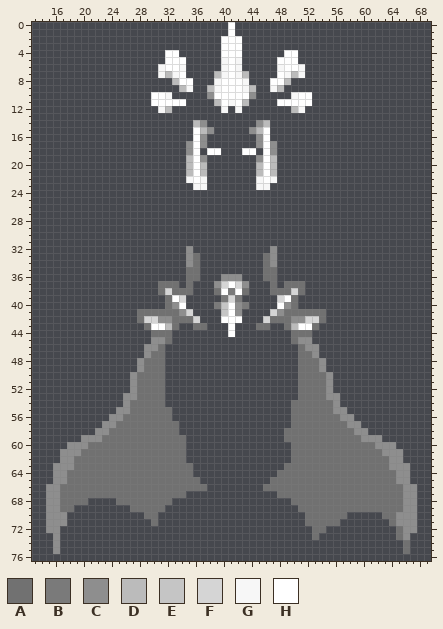
Sprite sheet -- Content/NPCs/EoL/Rendering/EmpressDressGlow.png. Above, as it was before the edit.
The file is 166x160 pixels, drawn in blocks of 2x2; one block is one cell here. Colours within 5 levels of each other are drawn and written as one. Shown: x 13..69, y 0..76.
Palette (. is transparent): A #717171  B #7a7a7a  C #8e8e8e  D #bbbbbb  E #c5c5c5  F #d5d5d5  G #f7f7f7  H #ffffff
The result:
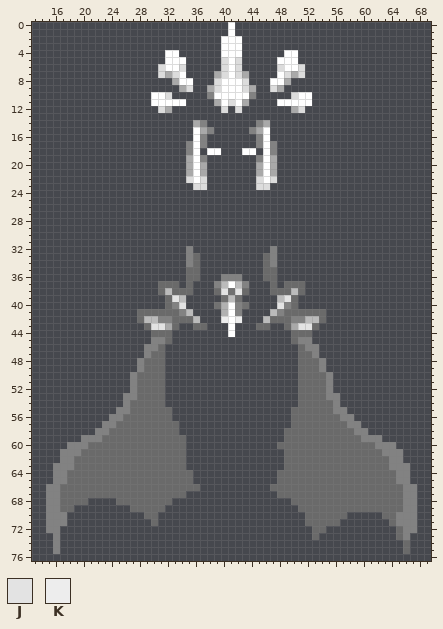
Colours new in this view: J #e3e3e3  K #ededed
Diff:
colour A: #717171 -> #6a6a6a
colour B: #7a7a7a -> #717171
colour C: #8e8e8e -> #828282
colour D: #bbbbbb -> #a9a9a9
colour E: #c5c5c5 -> #b1b1b1
colour F: #d5d5d5 -> #bbbbbb
colour G: #f7f7f7 -> #dcdcdc
y 38: x 40 H -> J; x 42 H -> J
y 39: x 33 H -> J; x 49 H -> J
y 40: x 34 H -> J; x 48 H -> J
y 42: x 40 H -> K; x 42 H -> K
y 43: x 30..31 HH -> JJ; x 51..52 HH -> JJ
y 54: x 50 A -> .
y 60: x 48..49 .. -> AA
y 61..62: x 49 . -> A
y 63: x 35 A -> .
y 65: x 36 A -> .; x 47 A -> .
y 66: x 37 A -> .; x 46 A -> .
Where, in picture pixels (left, top, right, bottom), the same in both pictures:
changed: (158, 57, 305, 190)
changed: (46, 246, 417, 554)
